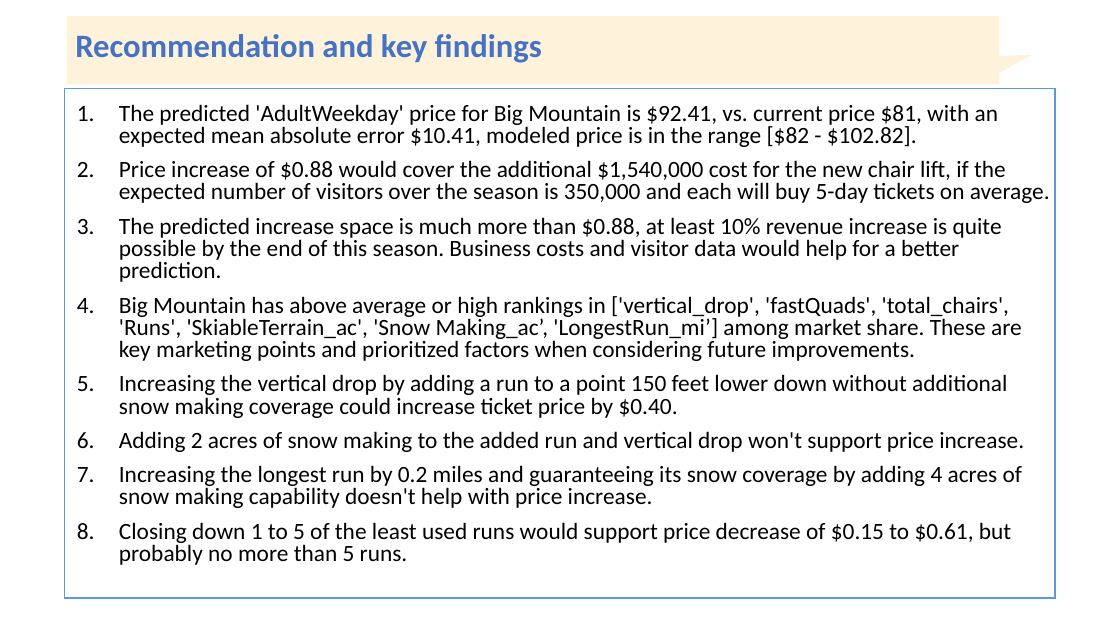
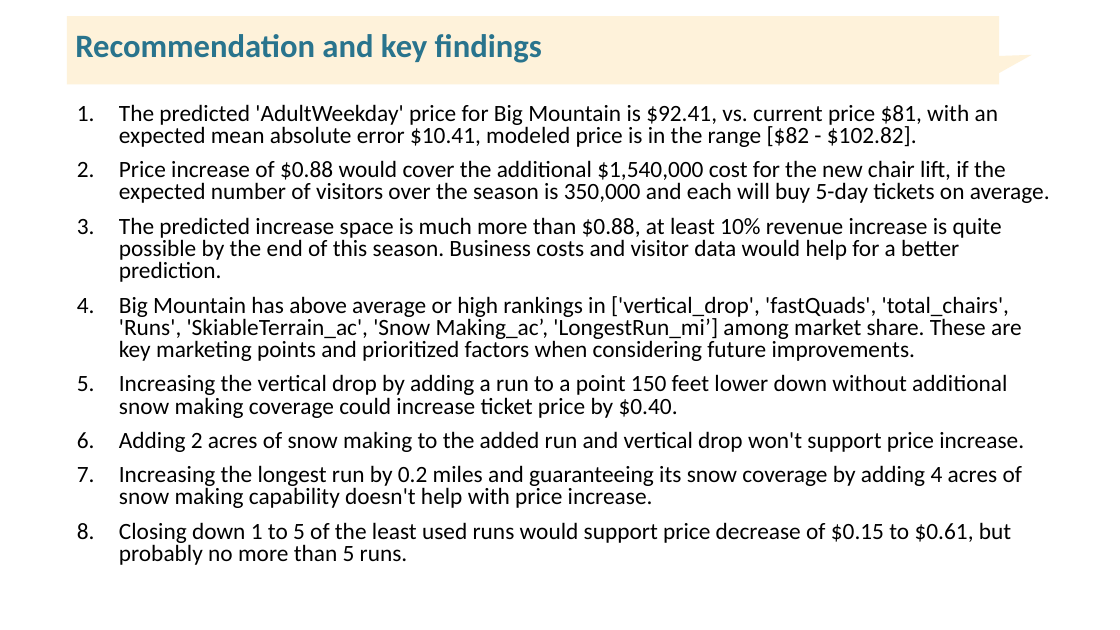
Before and after one commit to jhsshen/DataScienceGuidedCapstone, a slide deck: slide 3 of reports/Presentation for Management Team.pptx. Drawn at 1120x630 pixels with LibreOffice and Linux fonts; fonts in the diff are those of the drawing. Boxes give left, top, right and bottom in pixels: in the first picture for what was removed or moved away, otherwise in the second. Text is boxed around its words. In the diff, an @@ line names an element or a change of style, - is before the commit and + after.

Commit message:
Minor update of ppt with format

```diff
--- a/reports/Presentation for Management Team.pptx
+++ b/reports/Presentation for Management Team.pptx
@@ title "Recommendation and key findings" at (x1=75, y1=34, x2=542, y2=63): text colour #4472C4 to #29748D @@
@@ rectangle removed at (x1=65, y1=88, x2=1056, y2=597) @@
```
Also in this commit, not shown: 7 other slides changed.
